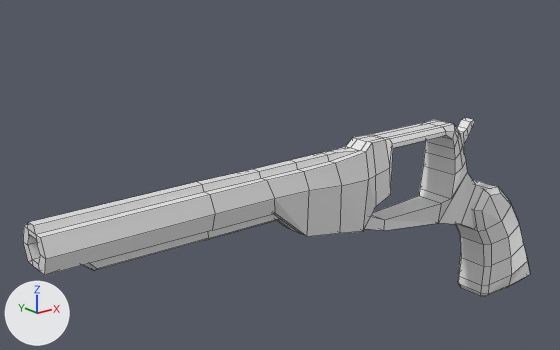
Two versions of the Blender file blender/revolver.blend, one commit apart.
The view is the same before and after, from a 50 mm lens placed at (-22.3, -23.5, 15.1), pointed at (-1.8, 2.2, 4.8). Lighting does not change. The marker at lower left points along +X, +Y and +Z. Mesh edges are drawn as thin lines.

Names of what the first picture shows: 'Revolver'.
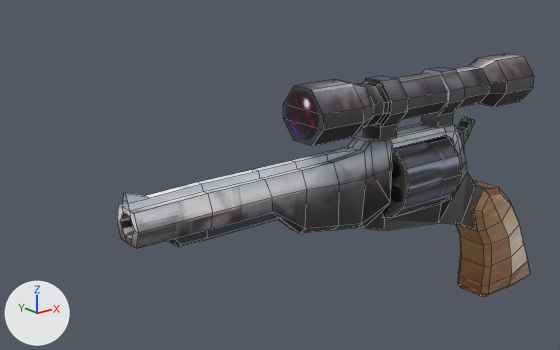
Commit message: finished revolvers

Where the change shows, as pixel boxes [x1, y1, x2, y2] in the pictures (560 x 350 px; the box of a moved part takes in the faces that stretch with it):
```json
{"object": "Revolver", "change": "surface changed, reshaped", "before": [23, 118, 530, 296], "after": [117, 118, 530, 296], "on screen": "19% narrower"}
{"object": "Scope", "change": "added", "after": [283, 53, 534, 146]}
{"object": "Cylinder", "change": "added", "after": [382, 136, 462, 217]}
{"part": 1, "of": "me_cube", "change": "moved or reshaped", "before": [23, 135, 391, 275], "after": [117, 136, 391, 248]}
{"part": 2, "of": "me_cube", "change": "surface changed", "before": [197, 118, 530, 296], "after": [197, 118, 530, 296]}
```

Scene script edits in JSON lines:
```json
{"op": "add", "block": "img_shotgun_texture_png", "code": ["img_shotgun_texture_png = load_image('Shotgun texture.png', '../textures/Shotgun texture.png', 300, 300, 'sRGB')"]}
{"op": "remove", "block": "mat_material", "code": "mat_material.base_color = (0.8, 0.8, 0.8)  # white #e7e7e7"}
{"op": "add", "block": "mat_material", "code": "mat_material.texture = img_shotgun_texture_png"}
{"op": "add", "block": "mat_material_001", "code": ["mat_material_001 = principled_material('Material.001')", "mat_material_001.texture = img_shotgun_texture_png"]}
{"op": "add", "block": "mat_material_002", "code": ["mat_material_002 = principled_material('Material.002')", "mat_material_002.texture = img_shotgun_texture_png"]}
{"block": "me_cube", "where": "# used by ob_revolver; location = (0.0, 0.0, 0.0)"}
{"op": "remove", "block": "me_cube", "code": "me_cube.from_pydata(...)  # 286 vertices, 279 faces; spans x -13.9..13.9, y -1.2..1.2, z -3.6..6.4"}
{"op": "add", "block": "me_cube", "code": "me_cube.from_pydata(...)  # 290 vertices, 283 faces; spans x -10.5..13.9, y -1.2..1.2, z -3.6..6.4"}
{"block": "me_cube", "change": "me_cube part 1"}
{"block": "me_cube", "change": "4 vertices are removed from x -13.9..-4.4, y -0.4..0.4, z 4.4..6.0"}
{"block": "me_cube", "change": "16 faces are deleted"}
{"block": "me_cube", "change": "17 vertices in x -7.4..1.0, y 0.4..0.9, z 2.4..6.4 move by (0.0, -0.1, 0.0)"}
{"block": "me_cube", "change": "17 vertices in x -7.4..1.0, y -0.9..-0.4, z 2.4..6.4 move by (0.0, 0.1, 0.0)"}
{"block": "me_cube", "change": "8 vertices in x -13.9..-11.9, y -0.3..0.3, z 3.9..5.8 move by (3.4, 0.0, 0.0)"}
{"block": "me_cube", "change": "6 vertices in x -13.9..-11.9, y 0.4..0.9, z 4.0..5.8 move by (3.4, -0.1, 0.0)"}
{"block": "me_cube", "change": "6 vertices in x -13.9..-11.9, y -0.9..-0.4, z 4.0..5.8 move by (3.4, 0.1, 0.0)"}
{"block": "me_cube", "change": "4 vertices in x 1.0, y -1.0..1.0, z 3.0..3.6 move by (0.9, 0.0, 0.0)"}
{"block": "me_cube", "change": "8 vertices move from x -2.7..1.0, y -0.9..0.9, z 2.5..5.0 to x -2.7..1.0, y -0.7..0.7, z 2.8..5.0"}
{"block": "me_cube", "change": "8 vertices are added at x -10.5..-4.4, y -0.3..0.3, z 4.4..6.4"}
{"block": "me_cube", "change": "20 new faces join them"}
{"block": "me_cube", "change": "me_cube part 2: 263 kept faces spanning x -10.5..13.9, y -1.2..1.2, z -3.6..6.4 get new texture (UV) coordinates"}
{"op": "add", "block": "me_cube_001", "code": ["me_cube_001 = bpy.data.meshes.new('Cube.001')", "me_cube_001.from_pydata(...)  # 120 vertices, 103 faces; spans x -8.7..18.4, y -2.4..2.4, z -1.0..4.4", "me_cube_001.materials.append(mat_material_001)  # picture img_shotgun_texture_png"]}
{"op": "add", "block": "me_cylinder_001", "code": ["me_cylinder_001 = bpy.data.meshes.new('Cylinder.001')", "me_cylinder_001.from_pydata(...)  # a 12-sided cylinder along z spanning x -1.0..1.0, y -1.0..1.0, z -1.0..1.0", "me_cylinder_001.materials.append(mat_material_002)  # picture img_shotgun_texture_png"]}
{"op": "add", "block": "ob_scope", "code": ["ob_scope = bpy.data.objects.new('Scope', me_cube_001)", "ob_scope.location = (2.14, 0.0, 6.85)", "ob_scope.scale = (0.52, 0.52, 0.52)"]}
{"op": "add", "block": "ob_cylinder", "code": ["ob_cylinder = bpy.data.objects.new('Cylinder', me_cylinder_001)", "ob_cylinder.location = (4.02, 0.0, 4.31)", "ob_cylinder.rotation_euler = (0.0, 1.571, 0.0)  # degrees (0, 90, 0)", "ob_cylinder.scale = (1.79, 1.79, 1.79)"]}
```
